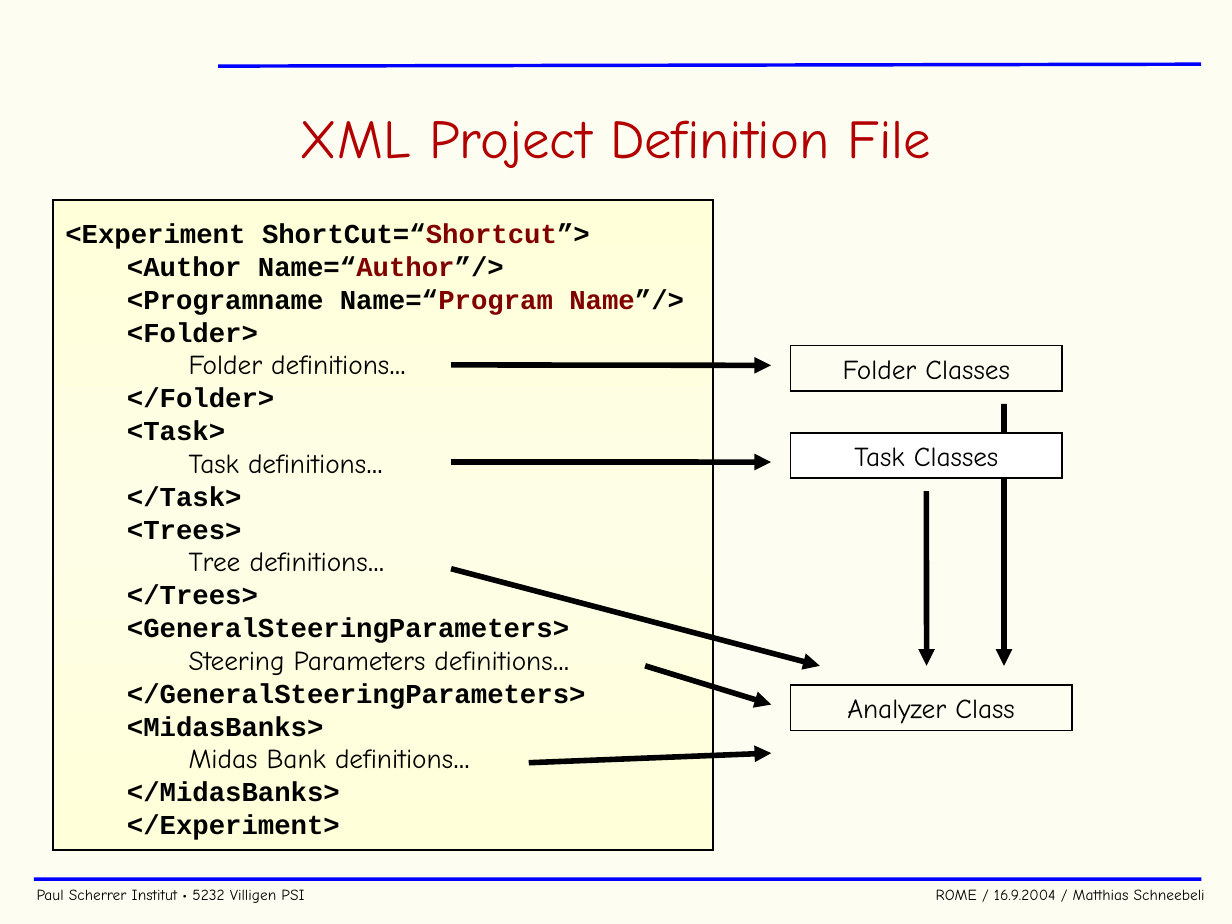
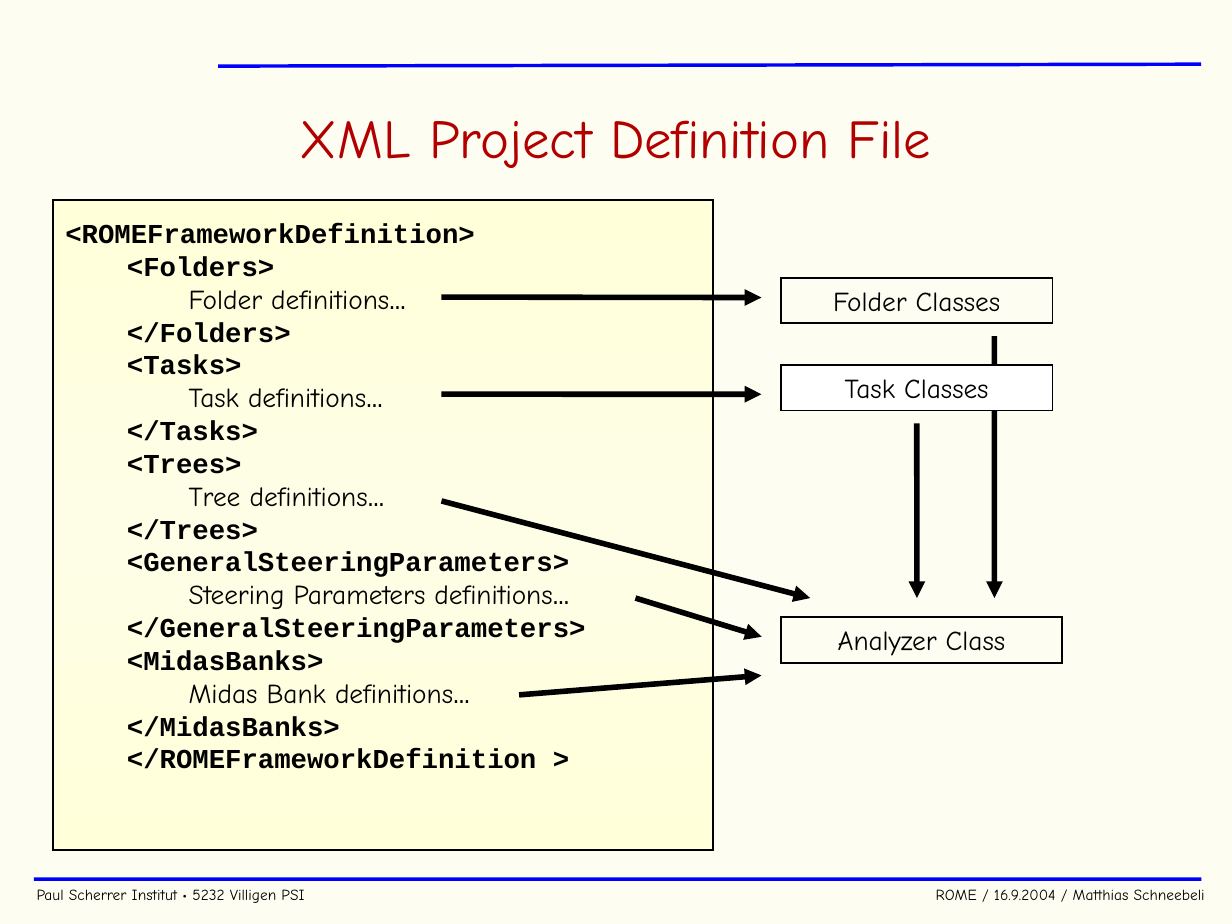
Before and after one commit to cjpl/rome, a slide deck: slide 16 of documentation/ROME.ppt. Drawn at 1232x924 pixels with LibreOffice and Linux fonts; fonts in the diff are those of the drawing; background and template pictures are left out. Boxes give left, top, right and bottom in pixels: in the first picture for what was removed or moved away, otherwise in the second. Text is boxed around its words. In the diff, an @@ line names an element or a change of style, - is before the commit and + after.

```diff
--- a/documentation/ROME.ppt
+++ b/documentation/ROME.ppt
@@ text at (65,224,474,277): text changed @@
-<Experiment ShortCut=“Shortcut”>
-  <Author Name=“Author”/>
-  <Programname Name=“Program Name”/>
-  <Folder>
+<ROMEFrameworkDefinition>
+  <Folders>
@@ arrow moved from (451, 462) - (771, 462) to (441, 297) - (761, 297) @@
@@ text at (127,322,291,375): text changed @@
-  </Folder>
-  <Task>
+  </Folders>
+  <Tasks>
@@ rectangle "Task Classes": place and size @@
-rectangle "Task Classes" at (791,432,1063,478)
+rectangle "Task Classes" at (781,365,1052,410)
@@ arrow moved from (451, 365) - (771, 366) to (441, 394) - (761, 394) @@
@@ text at (127,421,258,441): text changed @@
-  </Task>
+  </Tasks>
@@ 3 arrows, 2 rectangles: place and size @@
-3 arrows, 2 rectangles at (451,346,1072,731)
+3 arrows, 2 rectangles at (441,278,1062,663)
@@ arrow moved from (646, 665) - (771, 705) to (636, 598) - (761, 637) @@
@@ arrow moved from (529, 763) - (771, 753) to (519, 695) - (761, 675) @@
@@ text at (127,749,536,769): text changed @@
-</Experiment>
+</ROMEFrameworkDefinition >
```
Also in this commit, not shown: 11 other slides changed, 1 slide added.
